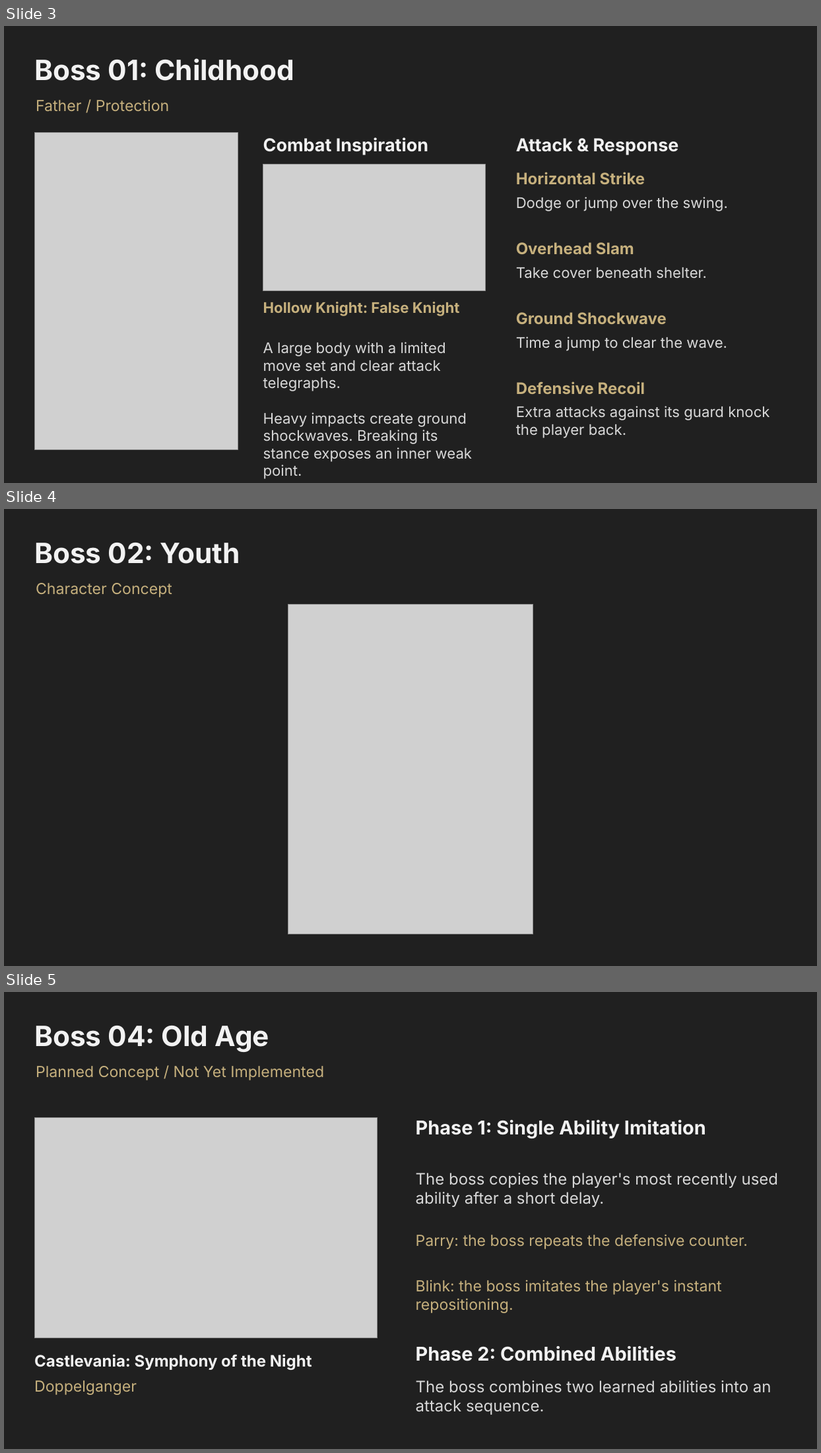
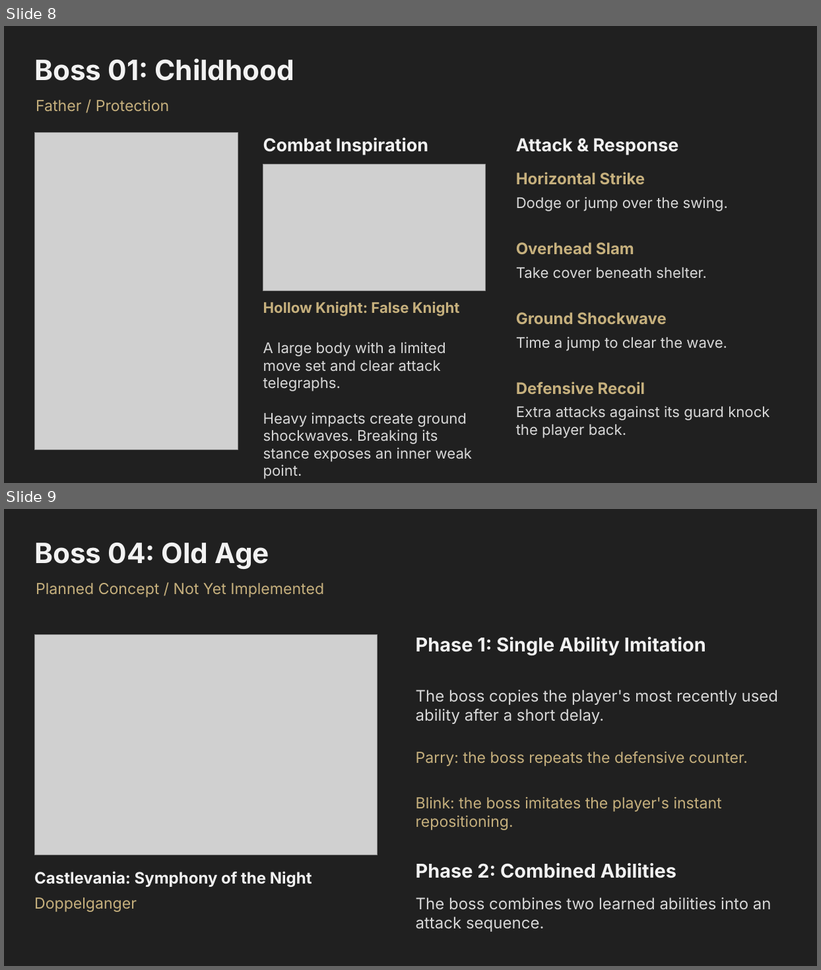
Before and after one commit to 48bin48/game-design-portfolio, a slide deck: forgotten-end/forgotten-end.pptx. Shown one above the other, each under a label of ours: slides 3, 4 and 5 before the commit, slides 8 and 9 after it. The pictures are 821x1453 and 821x970 pixels, drawn with LibreOffice and Linux fonts; fonts in the diff are those of the drawing; grey boxes stand for pictures. Boxes give left, top, right and bottom in pixels: in the first picture for what was removed or moved away, otherwise in the second. Text is boxed around its words. In the diff, an @@ line names an element or a change of style, - is before the commit and + after.

```diff
--- a/forgotten-end/forgotten-end.pptx
+++ b/forgotten-end/forgotten-end.pptx
@@ slide 4 removed at (4, 509, 817, 966), background #202020 @@
@@ text removed at (34, 543, 240, 564) @@
-Boss 02: Youth
@@ text removed at (36, 583, 172, 597) @@
-Character Concept
@@ picture removed at (288, 604, 533, 935) @@
@@ what was slide 3 is now slide 8 @@
@@ what was slide 5 is now slide 9 @@
```
Also in this commit, not shown: 5 slides added.
